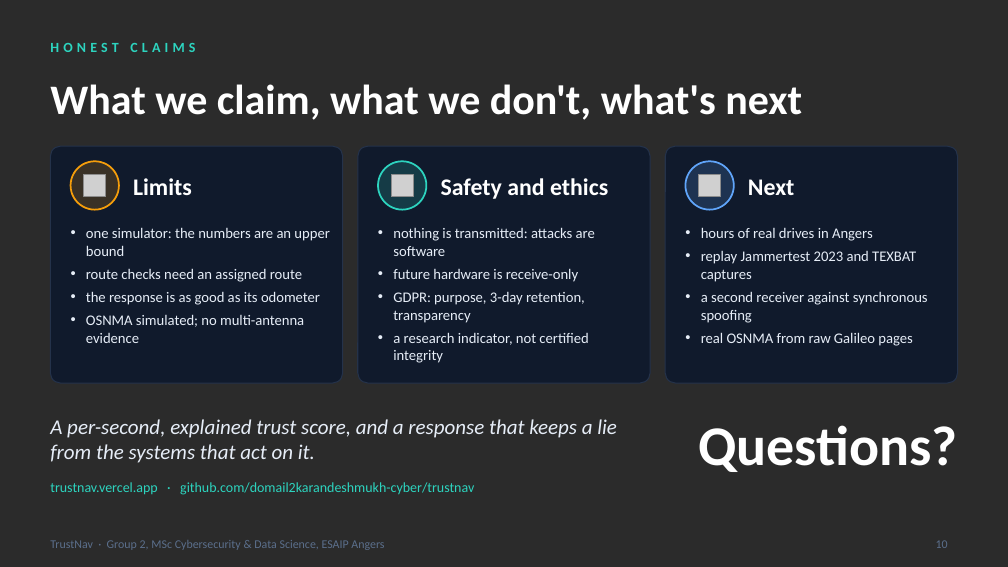
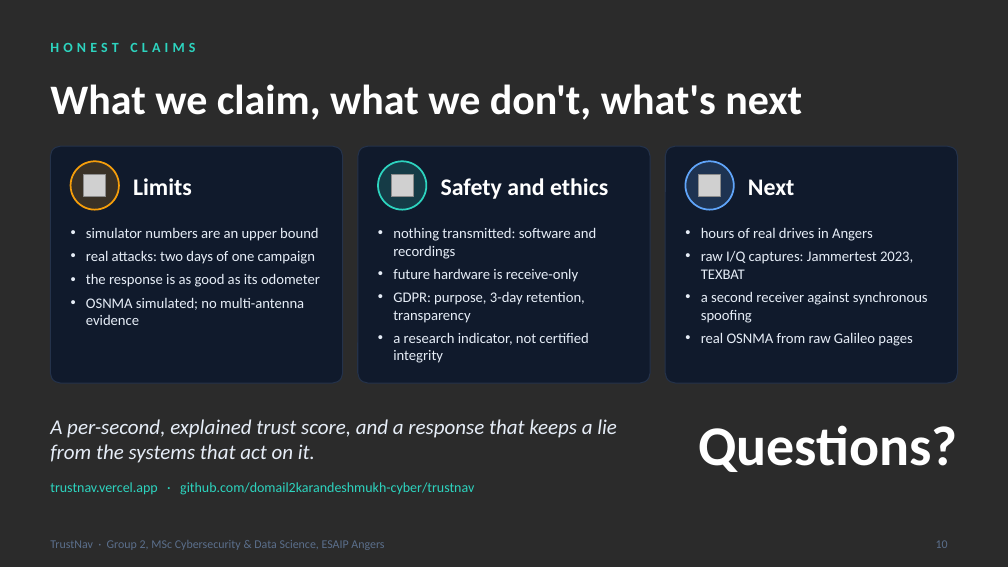
Before and after one commit to domail2karandeshmukh-cyber/trustnav, a slide deck: slide 10 of presentation/TrustNav_oral_deck.pptx. Drawn at 1008x567 pixels with LibreOffice and Linux fonts; fonts in the diff are those of the drawing; grey boxes stand for pictures; background and template pictures are left out; a plain dark background stands for a picture behind light text. Boxes give left, top, right and bottom in pixels: in the first picture for what was removed or moved away, otherwise in the second. Text is boxed around its words. In the diff, an @@ line names an element or a change of style, - is before the commit and + after.

```diff
--- a/presentation/TrustNav_oral_deck.pptx
+++ b/presentation/TrustNav_oral_deck.pptx
@@ text at (86, 227, 318, 264): text changed @@
-• one simulator: the numbers are an upper bound
-• route checks need an assigned route
+• simulator numbers are an upper bound
+• real attacks: two days of one campaign
@@ text at (393, 227, 596, 259): text changed @@
-• nothing is transmitted: attacks are software
+• nothing transmitted: software and recordings
@@ text at (701, 251, 913, 279): text changed @@
-• replay Jammertest 2023 and TEXBAT captures
+• raw I/Q captures: Jammertest 2023, TEXBAT
```
Also in this commit, not shown: 4 other slides changed, 53 other files.
